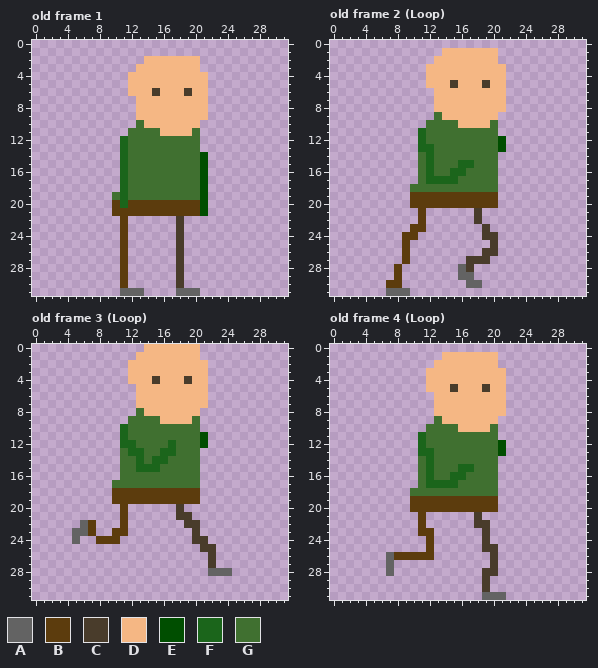
A pixel-art file gets an edit: data/art/jumpyman.ase. Above is the file before it was changed.
32x32 pixels, 9 frames. Shown: old frame 1, old frame 2 (Loop), old frame 3 (Loop), old frame 4 (Loop). The commit also changed other frames, which this record leaves out.
Palette (. is transparent): A #636363  B #5c3c0d  C #493c2b  D #f5b784  E #004e00  F #1b651b  G #407030
Pixels before, old frame 1, first column x 10:
 2 ....DDDDDDD.
 3 ...DDDDDDDD.
 4 ..DDDDDDDDDD
 5 ..DDDDDDDDDD
 6 ..DDDCDDDCDD
 7 ...DDDDDDDDD
 8 ...DDDDDDDDD
 9 ...DDDDDDDDD
10 ...GDDDDDDD.
11 ..GGGGDDDDG.
12 .FGGGGGGGGG.
13 .FGGGGGGGGG.
14 .FGGGGGGGGGE
15 .FGGGGGGGGGE
16 .FGGGGGGGGGE
17 .FGGGGGGGGGE
18 .FGGGGGGGGGE
19 GFGGGGGGGGGE
20 BFBBBBBBBBBE
21 BBBBBBBBBBBE
22 .B......C...
23 .B......C...
24 .B......C...
25 .B......C...
26 .B......C...
27 .B......C...
28 .B......C...
29 .B......C...
30 .B......C...
31 .AAA....AAA.
Pixels before, old frame 2 (Loop), first column x 7:
 1 .......DDDDDDD.
 2 ......DDDDDDDD.
 3 .....DDDDDDDDDD
 4 .....DDDDDDDDDD
 5 .....DDDCDDDCDD
 6 ......DDDDDDDDD
 7 ......DDDDDDDDD
 8 ......DDDDDDDDD
 9 ......GDDDDDDD.
10 .....GGGGDDDDG.
11 ....FGGGGGGGGG.
12 ....FGGGGGGGGGE
13 ....FFGGGGGGGGE
14 ....GFGGGGGGGG.
15 ....GFGGGFFGGG.
16 ....GFGGFFGGGG.
17 ....GFFFFGGGGG.
18 ...GGGGGGGGGGG.
19 ...BBBBBBBBBBB.
20 ...BBBBBBBBBBB.
21 ....B......C...
22 ....B......C...
23 ...BB.......C..
24 ..BB........CC.
25 ..B..........C.
26 ..B.........CC.
27 ..B.......CCC..
28 .B.......AC....
29 .B.......AA....
30 BB........AA...
31 AAA............
Pixels before, old frame 3 (Loop), first column x 5:
 0 .........DDDDDDD....
 1 ........DDDDDDDD....
 2 .......DDDDDDDDDD...
 3 .......DDDDDDDDDD...
 4 .......DDDCDDDCDD...
 5 ........DDDDDDDDD...
 6 ........DDDDDDDDD...
 7 ........DDDDDDDDD...
 8 ........GDDDDDDD....
 9 .......GGGGDDDDG....
10 ......FGGGGGGGGG....
11 ......FGGGGGGGGGE...
12 ......FFGGGGFGGGE...
13 ......GFFGGFFGGG....
14 ......GGFGFFGGGG....
15 ......GGFFFGGGGG....
16 ......GGGGGGGGGG....
17 .....GGGGGGGGGGG....
18 .....BBBBBBBBBBB....
19 .....BBBBBBBBBBB....
20 ......B......C......
21 ......B......CC.....
22 .AB...B.......CC....
23 AAB..BB........C....
24 A..BBB.........CC...
25 ................CC..
26 .................C..
27 .................C..
28 .................AAA
Pixels before, old frame 4 (Loop), first column x 7:
 1 .......DDDDDDD.
 2 ......DDDDDDDD.
 3 .....DDDDDDDDDD
 4 .....DDDDDDDDDD
 5 .....DDDCDDDCDD
 6 ......DDDDDDDDD
 7 ......DDDDDDDDD
 8 ......DDDDDDDDD
 9 ......GDDDDDDD.
10 .....GGGGDDDDG.
11 ....FGGGGGGGGG.
12 ....FGGGGGGGGGE
13 ....FFGGGGGGGGE
14 ....GFGGGGGGGG.
15 ....GFGGGFFGGG.
16 ....GFGGFFGGGG.
17 ....GFFFFGGGGG.
18 ...GGGGGGGGGGG.
19 ...BBBBBBBBBBB.
20 ...BBBBBBBBBBB.
21 ....B......C...
22 ....B......CC..
23 ....BB......C..
24 .....B......C..
25 .....B......CC.
26 ABBBBB.......C.
27 A............C.
28 A...........CC.
29 ............C..
30 ............C..
31 ............AAA
Once edited:
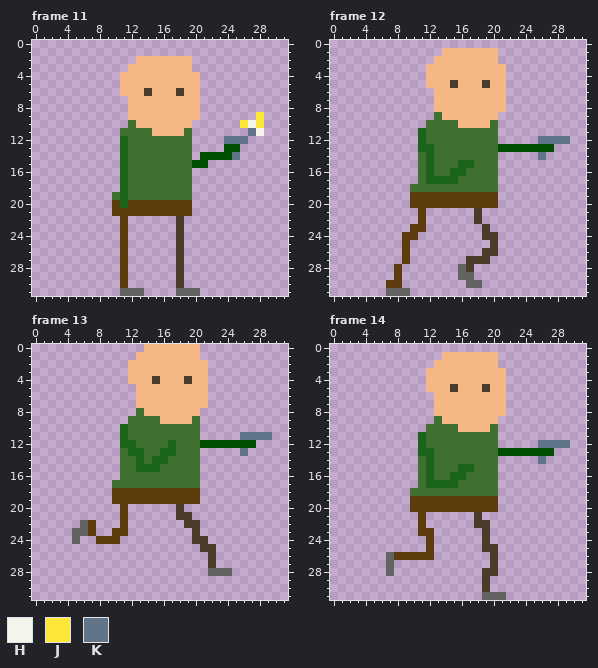
Colours new in this view: H #f5f4eb  J #ffe737  K #60748a
A new or re-ordered frame is compared with the old frame closest to it.
From old to new:
frames 9 -> 27
layer "Stand run" now shown
layer "Layer Copy" removed
Frame 11 is new; against old frame 1:
Colour D gives way to colour C in row 6 at x 14 and 18.
The edit adds colour D in row 2 at x 13; in row 3 at x 12; in rows 4 to 6 at x 11; in rows 7 to 9 at x 12.
Colour C gives way to colour D in row 6 at x 15 and 19.
Colour G gives way to colour D in row 10 at x 13; in row 11 at x 15.
The edit adds colour E in row 13 at x 24 to 25; in row 14 at x 22 to 24.
Colour G gives way to colour E in row 15 at x 20.
The edit adds colour G in row 10 at x 12; in row 11 at x 11.
Colour D gives way to colour G in row 11 at x 19.
The edit adds colour H in row 10 at x 27; in row 11 at x 28.
The edit adds colour J in row 9 at x 28; in row 10 at x 26 and 28.
The edit adds colour K in row 11 at x 27; in row 12 at x 24 to 26; in row 14 at x 25.
The edit erases colour B in rows 20 to 21 at x 20.
The edit erases colour D in rows 2 to 3 at x 20; in rows 4 to 9 at x 21; in row 10 at x 20.
The edit erases colour E in rows 16 to 21 at x 21.
The edit erases colour G in rows 11 to 14 at x 20; in rows 16 to 19 at x 20.
Frame 12 is new; against old frame 2 (Loop):
The edit adds colour E in row 13 at x 22 to 27.
The edit adds colour K in row 12 at x 26 to 29; in row 14 at x 26.
The edit erases colour E in row 12 at x 21.
Frame 13 is new; against old frame 3 (Loop):
The edit adds colour E in row 12 at x 22 to 27.
The edit adds colour K in row 11 at x 26 to 29; in row 13 at x 26.
The edit erases colour E in row 11 at x 21.
Frame 14 is new; against old frame 4 (Loop): the same change as frame 12
